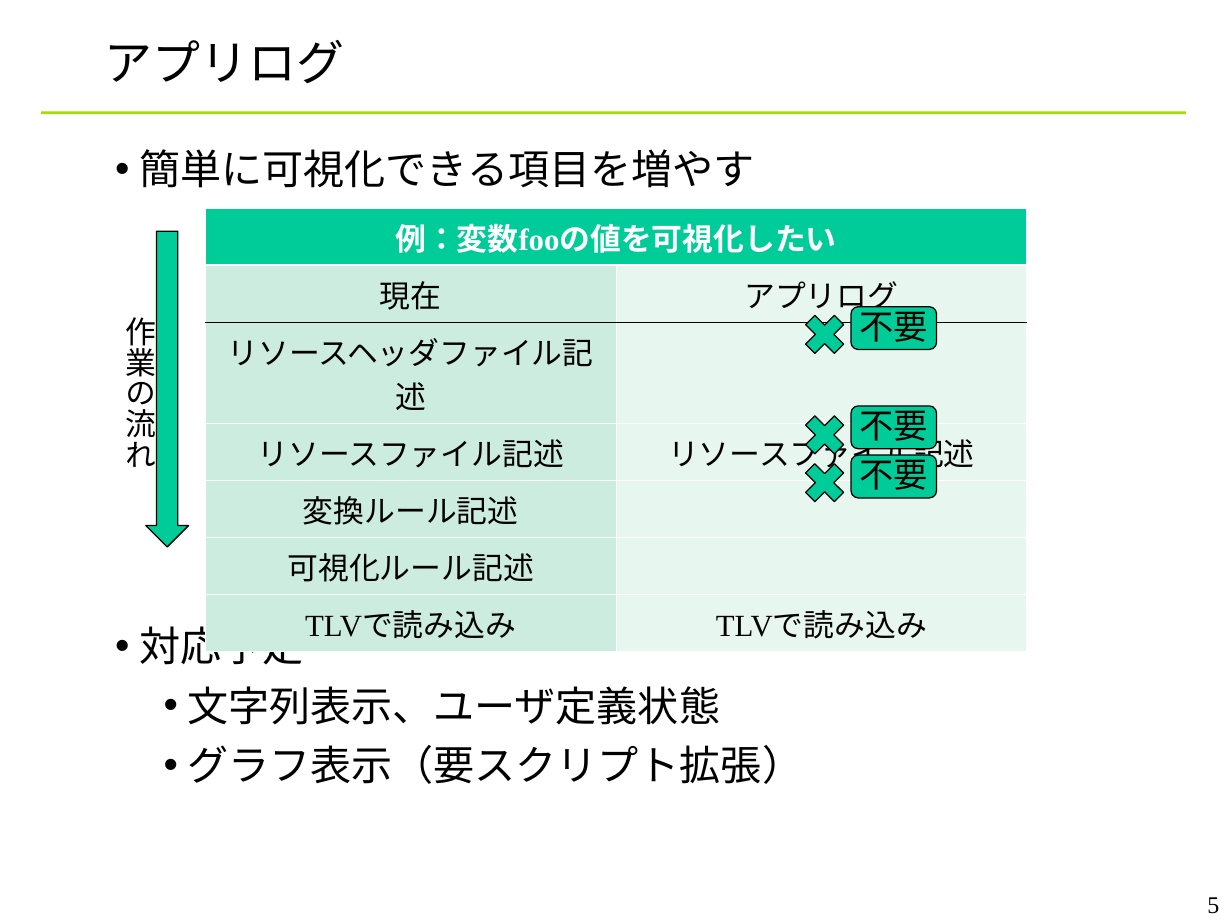
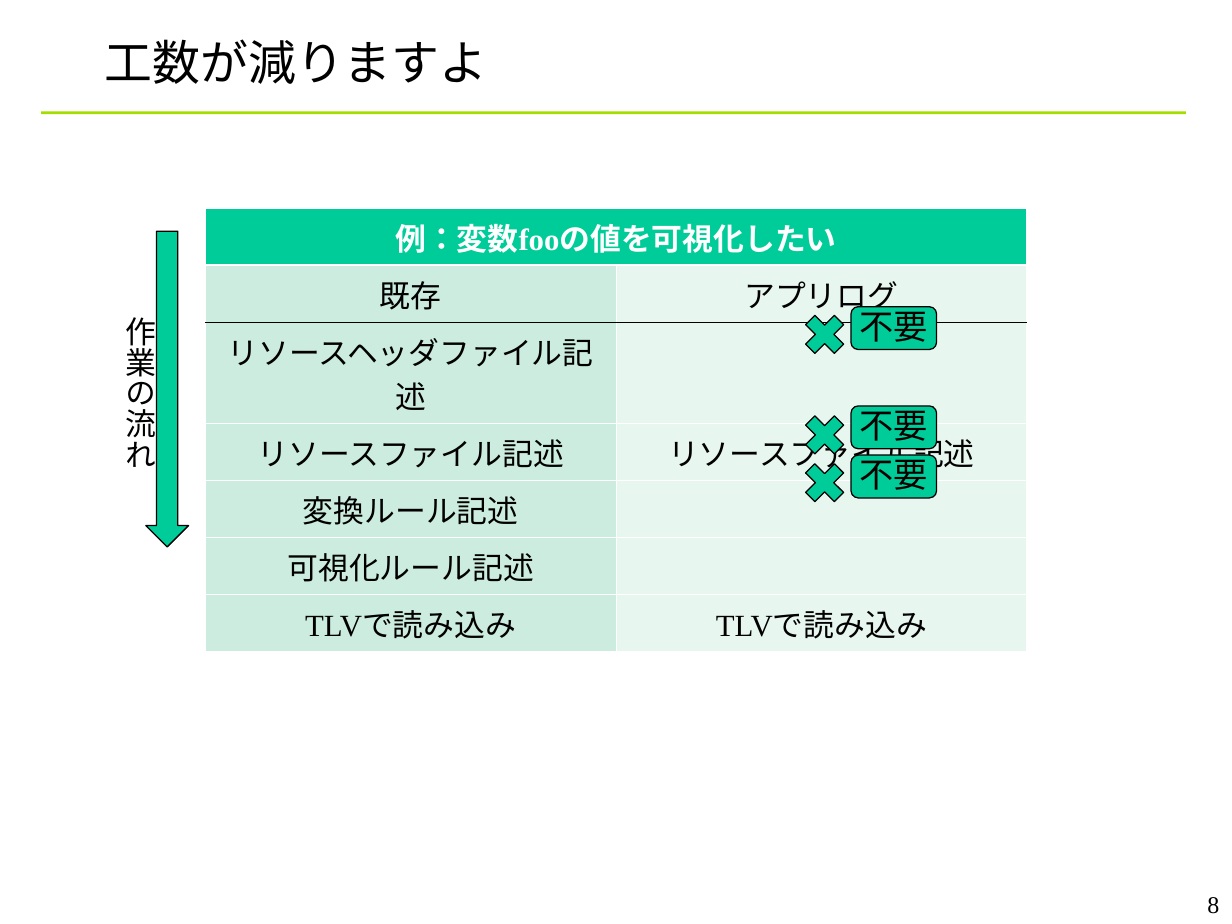
Before and after one commit to YixiaoLi/tlv4mc, a slide deck: slide 8 of doc/phase4/toppers_conference.ppt (slide 5 before the commit). Drawn at 1232x924 pixels with LibreOffice and Linux fonts; fonts in the diff are those of the drawing; background and template pictures are left out. Boxes give left, top, right and bottom in pixels: in the first picture for what was removed or moved away, otherwise in the second. Text is boxed around its words. In the diff, an @@ line names an element or a change of style, - is before the commit and + after.

```diff
--- a/doc/phase4/toppers_conference.ppt
+++ b/doc/phase4/toppers_conference.ppt
@@ title at box(105, 39, 488, 84): text changed @@
-アプリログ
+工数が減りますよ
@@ text removed at box(139, 149, 803, 784) @@
-• 簡単に可視化できる項目を増やす
-• 対応予定
-  • 文字列表示、ユーザ定義状態
-  • グラフ表示（要スクリプト拡張）
@@ table at box(206, 208, 1026, 643) @@
-row 2, column 1: 現在
+row 2, column 1: 既存
@@ page number at box(1207, 897, 1219, 914): text changed @@
-5
+8
```
Also in this commit, not shown: 5 other slides changed, 2 slides added, 1 other file.
